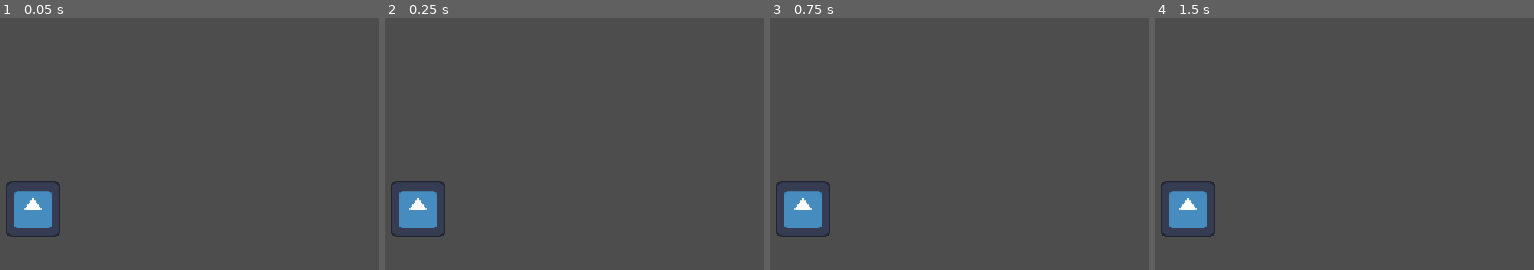
Above: before the commit, frames 1-4 (left to right).
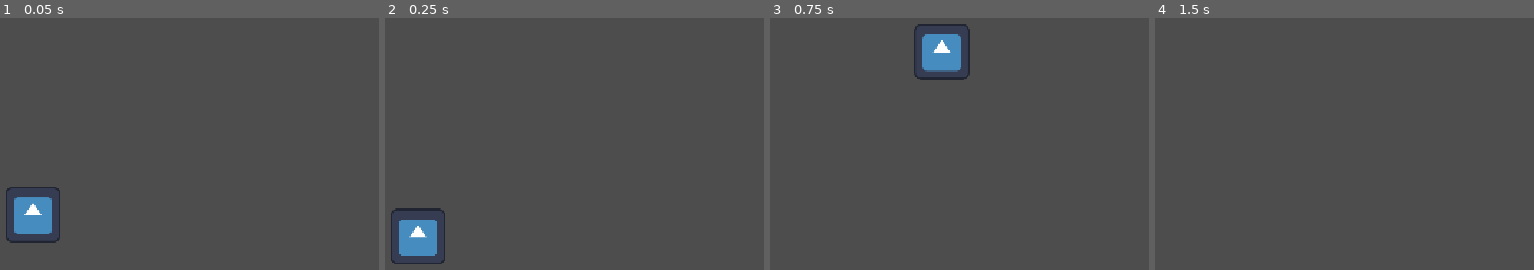
Above: after the commit, the same moments.

Repository: manninga-tech/Alex-M-Vinayak-A-Game-Project
Game: Godot game, scene res://scene/game.tscn
Two runs of this game, one before a commit and one after it. Both use one fixed random seed, a clock stepped at 60 frames per second and the inputs below. The engine's default icon, where the game draws it, is replaced by a stand-in: a white triangle on a blue panel in a dark square.
Inputs:
- Up to frame 1 (0.05 s): no input
- Up to frame 2 (0.25 s): no input
- Up to frame 3 (0.75 s): tap Enter (ui_accept) at 0.5 s; hold Right (ui_right) from 0.53 s (still down); tap Shift (dash, bound only after the commit) at 0.6 s
- Up to frame 4 (1.5 s): keep holding Right (ui_right); tap Enter (ui_accept) at 0.77 s; tap Shift (dash, bound only after the commit) at 1.35 s

The runs differ from the first frame. In frame 1, 1.2% of the frame differs, in the area x 1-16%, y 64-90%; in frame 2, 2.7%; in frame 3, 4.0%, in the area x 1-53%, y 2-87%; in frame 4, 1.9%.

Commit message:
Started working on basic dash

Diff:
--- a/new-game-project/project.godot
+++ b/new-game-project/project.godot
@@ -20,6 +20,14 @@
 window/stretch/mode="canvas_items"
 window/stretch/aspect="expand"
 
+[input]
+
+dash={
+"deadzone": 0.2,
+"events": [Object(InputEventKey,"resource_local_to_scene":false,"resource_name":"","device":-1,"window_id":0,"alt_pressed":false,"shift_pressed":false,"ctrl_pressed":false,"meta_pressed":false,"pressed":false,"keycode":0,"physical_keycode":4194325,"key_label":0,"unicode":0,"location":0,"echo":false,"script":null)
+]
+}
+
 [physics]
 
 3d/physics_engine="Jolt Physics"
--- a/new-game-project/scene/game.tscn
+++ b/new-game-project/scene/game.tscn
@@ -14,5 +14,6 @@
 [node name="CharacterBody2D" parent="." unique_id=336442291 instance=ExtResource("1_5kiuu")]
 position = Vector2(0, -8)
 
-[node name="Camera2D" type="Camera2D" parent="CharacterBody2D" unique_id=522802160]
+[node name="Camera2D" type="Camera2D" parent="." unique_id=522802160]
+position = Vector2(0, -8)
 zoom = Vector2(10, 10)
--- a/new-game-project/scripts/character_body_2d.gd
+++ b/new-game-project/scripts/character_body_2d.gd
@@ -1,11 +1,20 @@
 extends CharacterBody2D
 
 
-const SPEED = 300.0
-const JUMP_VELOCITY = -400.0
+const SPEED = 100.0
+const JUMP_VELOCITY = -220.0
+
+@onready var dash_cooldown : Timer = $Timer
+
+func _physics_process(delta: float) -> void:
+
+	var can_dash : bool = true
+
+	if Input.is_action_just_pressed("dash") and can_dash and is_on_floor():
+		print("dash")
 
 
-func _physics_process(delta: float) -> void:
+
 	# Add the gravity.
 	if not is_on_floor():
 		velocity += get_gravity() * delta
@@ -22,4 +31,6 @@
 	else:
 		velocity.x = move_toward(velocity.x, 0, SPEED)
 
+
+
 	move_and_slide()
